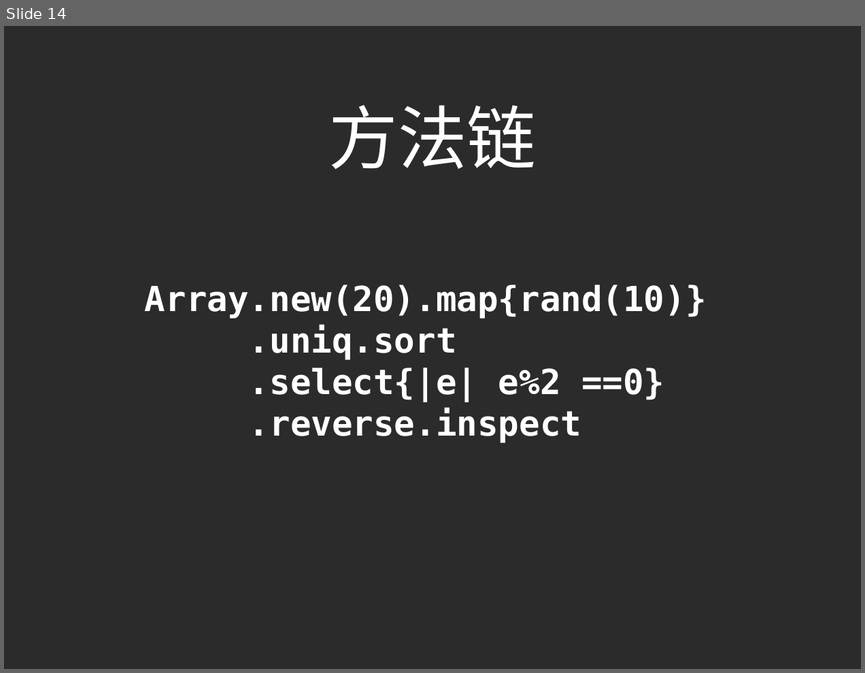
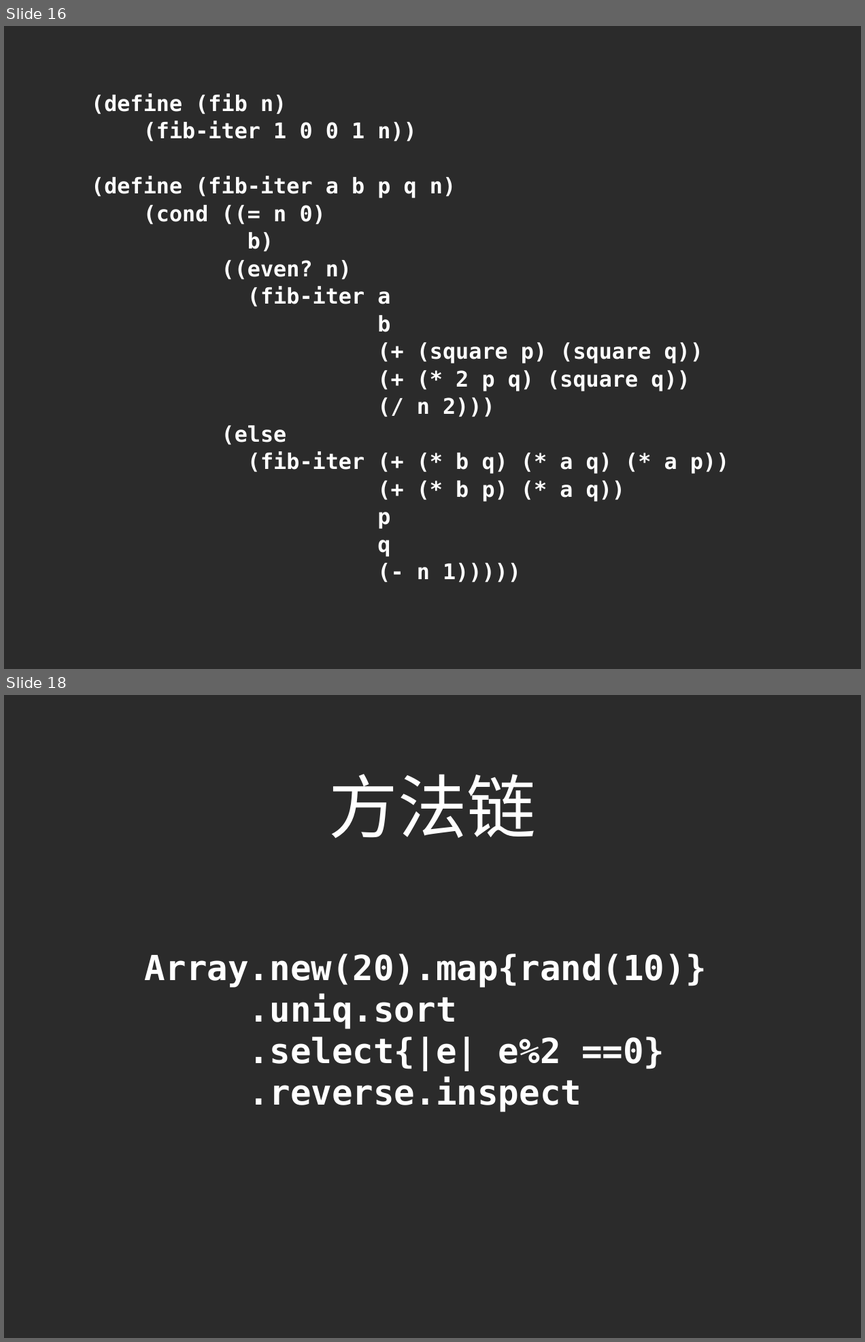
Before and after one commit to yltpsd/inftik, a slide deck: lec1/ProThinking-Abstraciton.odp. Shown one above the other, each under a label of ours: slide 14 before the commit, slides 16 and 18 after it; the slides between them are not shown. The pictures are 865x673 and 865x1342 pixels, drawn with LibreOffice and Linux fonts; fonts in the diff are those of the drawing; background and template pictures are left out; a plain dark background stands for a picture behind light text. Boxes give left, top, right and bottom in pixels: in the first picture for what was removed or moved away, otherwise in the second. Text is boxed around its words. In the diff, an @@ line names an element or a change of style, - is before the commit and + after.

```diff
--- a/lec1/ProThinking-Abstraciton.odp
+++ b/lec1/ProThinking-Abstraciton.odp
@@ slide 16 added at (4, 26, 861, 669), background picture (left out) @@
@@ text added at (91, 93, 729, 582), 20 pt, text #FFFFFF, bold @@
+(define (fib n)
+(fib-iter 1 0 0 1 n))
+(define (fib-iter a b p q n)
+(cond ((= n 0)
+b)
+((even? n)
+(fib-iter a
+b
+(+ (square p) (square q))
+(+ (* 2 p q) (square q))
+(/ n 2)))
+(else
+(fib-iter (+ (* b q) (* a q) (* a p))
+(+ (* b p) (* a q))
+p
+q
+(- n 1)))))
@@ what was slide 14 is now slide 18 @@
```
Also in this commit, not shown: 4 slides changed, 10 other slides added, 2 slides removed, 55 other files.
